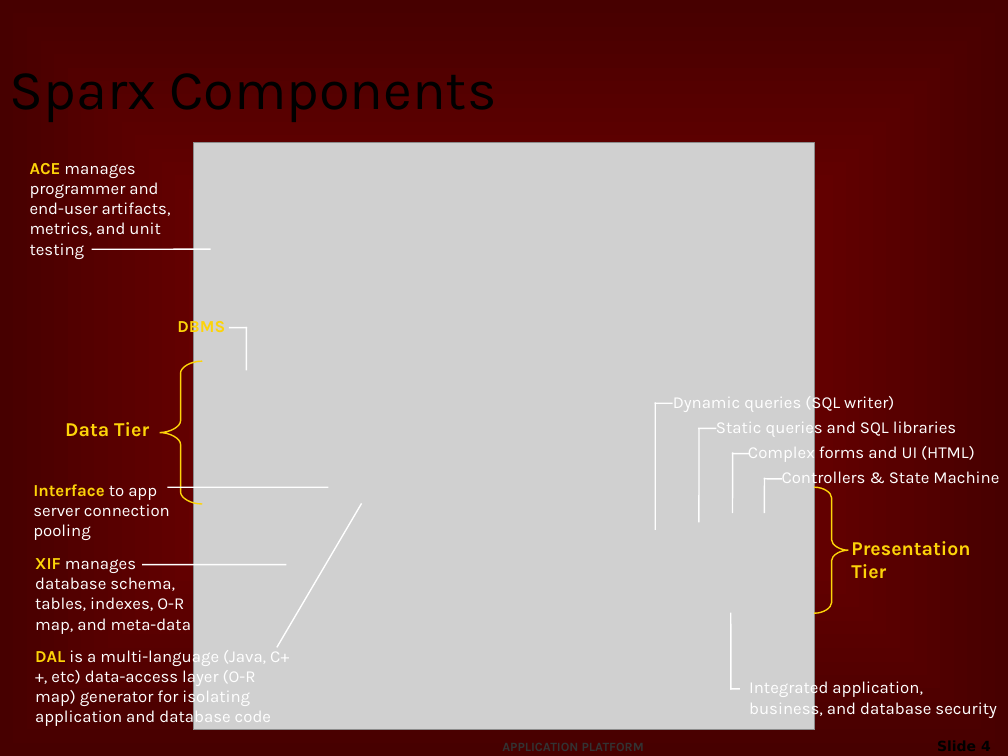
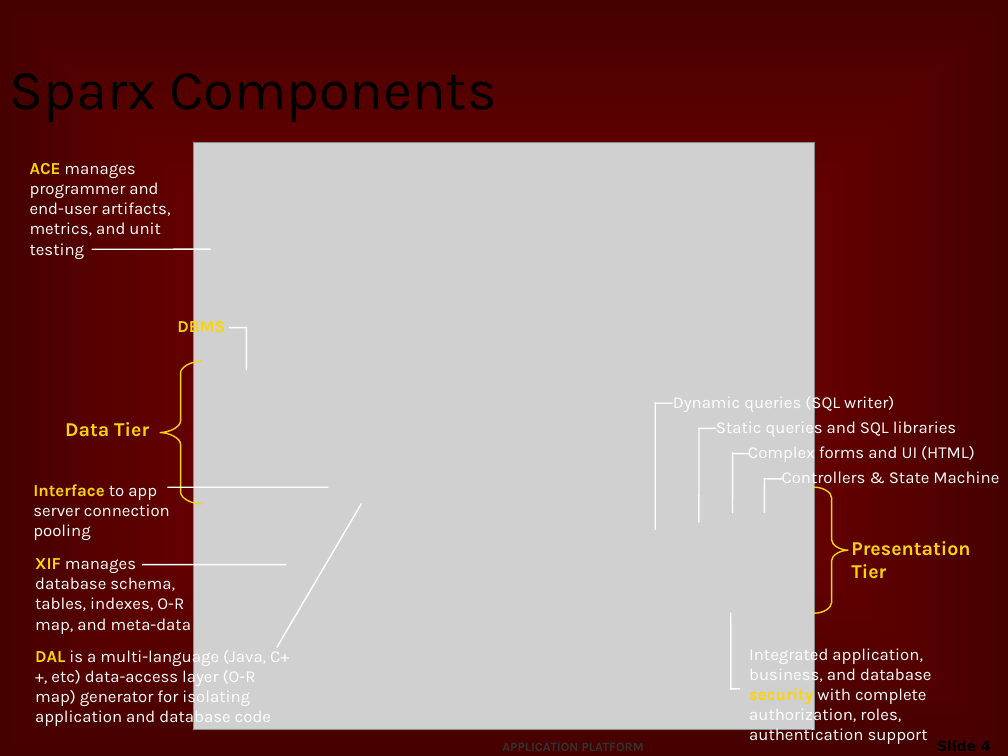
Before and after one commit to netspective/sparx-2001, a slide deck: slide 4 of Sparx/web-shared/docs/project/Introduction_to_Sparx.ppt. Drawn at 1008x756 pixels with LibreOffice and Linux fonts; fonts in the diff are those of the drawing; grey boxes stand for pictures; background and template pictures are left out. Boxes give left, top, right and bottom in pixels: in the first picture for what was removed or moved away, otherwise in the second. Text is boxed around its words. In the diff, an @@ line names an element or a change of style, - is before the commit and + after.

```diff
--- a/Sparx/web-shared/docs/project/Introduction_to_Sparx.ppt
+++ b/Sparx/web-shared/docs/project/Introduction_to_Sparx.ppt
@@ text at [749,645,931,744]: text changed @@
-Integrated application, business, and database security
+Integrated application, business, and database security with complete authorization, roles, authentication support
```
Also in this commit, not shown: 13 other slides changed, 26 slides added.
